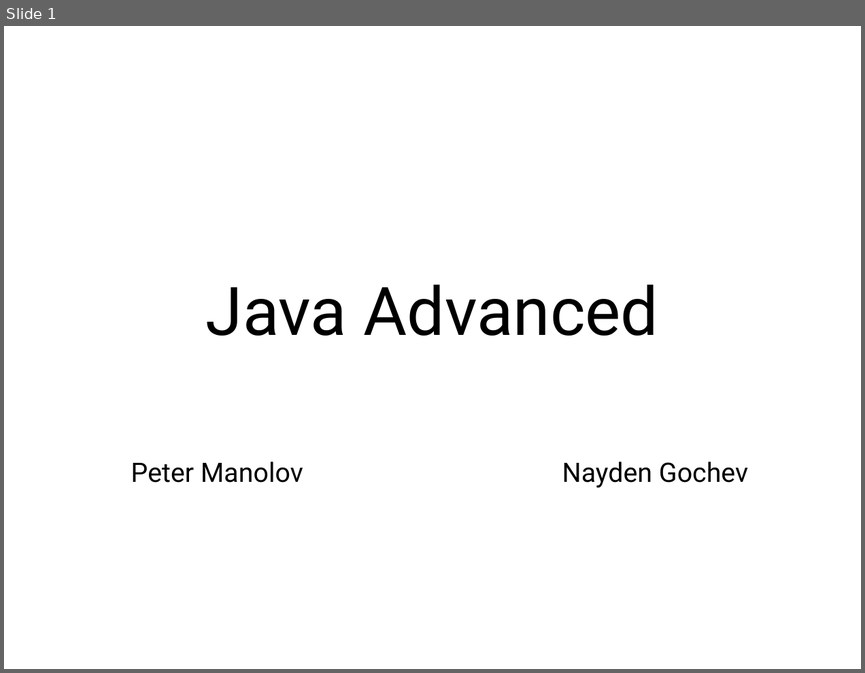
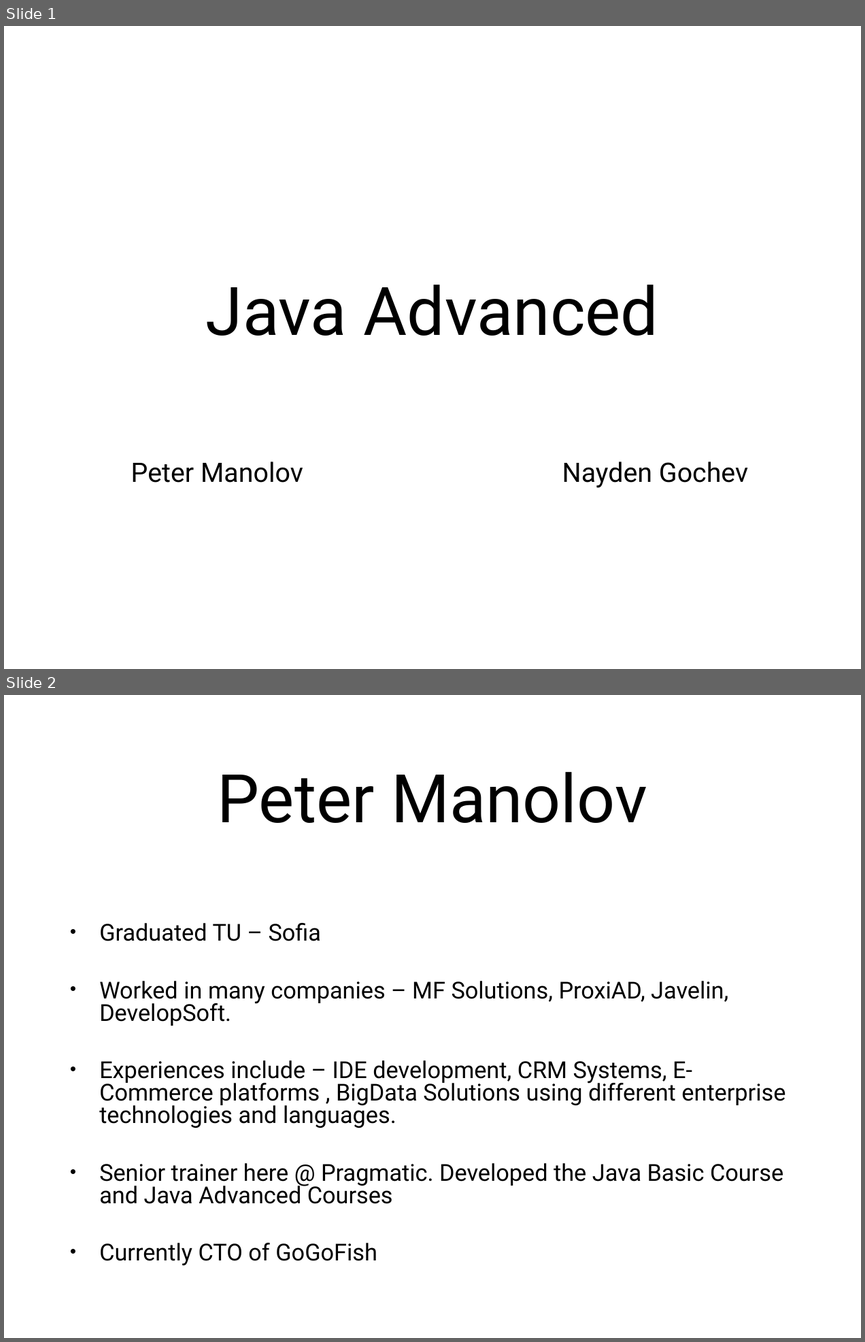
Before and after one commit to PragmaticBG/JavaCourse, a slide deck: 0 Java Advanced .pptx. Shown one above the other, each under a label of ours: slide 1 before the commit, slides 1 and 2 after it. The pictures are 865x673 and 865x1342 pixels, drawn with LibreOffice and Linux fonts; fonts in the diff are those of the drawing. Boxes give left, top, right and bottom in pixels: in the first picture for what was removed or moved away, otherwise in the second. Text is boxed around its words. In the diff, an @@ line names an element or a change of style, - is before the commit and + after.

Commit message:
adding Peter Manolov Description

```diff
--- a/0 Java Advanced .pptx
+++ b/0 Java Advanced .pptx
@@ slide 2 added at box(4, 695, 861, 1338), background #FFFFFF @@
@@ title added at box(217, 772, 647, 823), 80 pt, text #000000 @@
+Peter Manolov
@@ text added at box(99, 923, 785, 1266), 27.9 pt, text #000000 @@
+• Graduated TU – Sofia
+• Worked in many companies – MF Solutions, ProxiAD, Javelin, DevelopSoft.
+• Experiences include – IDE development, CRM Systems, E-Commerce platforms , BigData Solutions using different enterprise technologies and languages.
+• Senior trainer here @ Pragmatic. Developed the Java Basic Course and Java Advanced Courses
+• Currently CTO of GoGoFish
```
Also in this commit, not shown: 2 slides changed, 1 slide removed, 1 other file.
